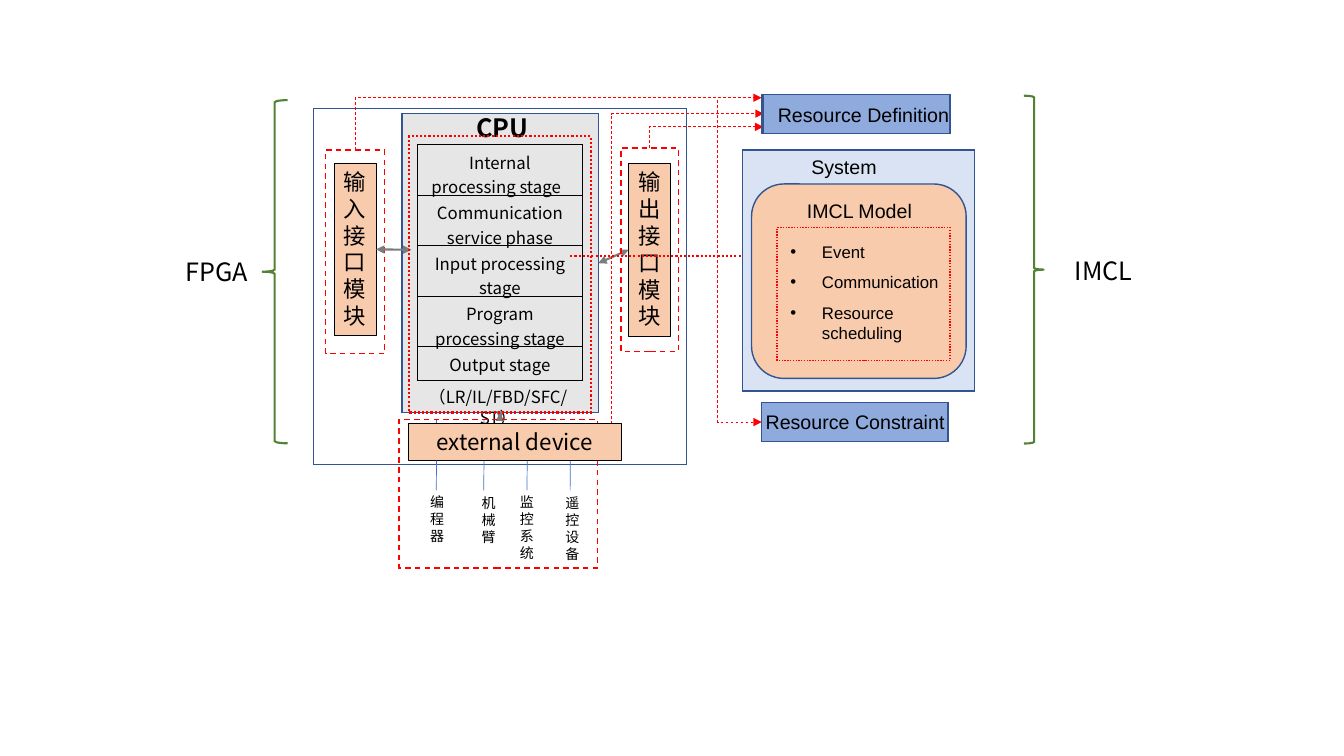
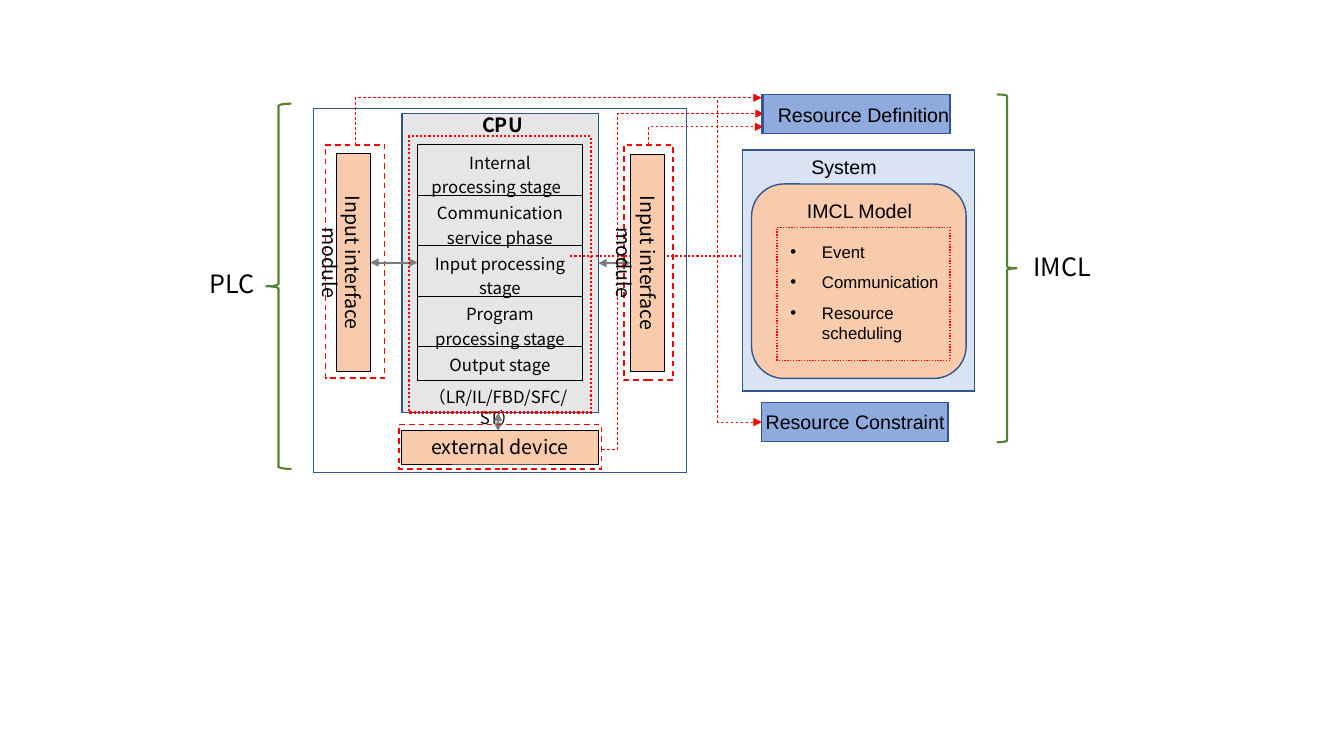
Before and after one commit to moondancefox/IMCL-codegeneration, a slide deck: slide 9 of 代码生成图集.pptx. Drawn at 1344x756 pixels with LibreOffice and Linux fonts; fonts in the diff are those of the drawing. Boxes give left, top, right and bottom in pixels: in the first picture for what was removed or moved away, otherwise in the second. Text is boxed around its words. In the diff, an @@ line names an element or a change of style, - is before the commit and + after.

```diff
--- a/代码生成图集.pptx
+++ b/代码生成图集.pptx
@@ left brace: place and size @@
-left brace at <box>262,100,287,443</box>
+left brace at <box>266,104,291,469</box>
@@ rectangle: place and size @@
-rectangle at <box>314,109,687,465</box>
+rectangle at <box>314,109,687,473</box>
@@ elbow arrow moved from (355, 150) - (762, 98) to (355, 145) - (762, 98) @@
@@ text "CPU" at <box>482,113,523,137</box>: size 18 to 14 pt @@
@@ elbow arrow (602, 450) - (764, 114): route changed @@
@@ left brace: place and size @@
-left brace at <box>1024,96,1045,444</box>
+left brace at <box>997,95,1017,443</box>
@@ rectangle: place and size @@
-rectangle at <box>326,150,385,354</box>
+rectangle at <box>326,145,385,378</box>
@@ rectangle: place and size @@
-rectangle at <box>621,148,679,352</box>
+rectangle at <box>624,145,674,380</box>
@@ elbow arrow moved from (649, 148) - (763, 127) to (648, 145) - (763, 127) @@
@@ rectangle "Input interface module" at <box>337,154,371,372</box>: rotation 0 to 90 degrees @@
@@ rectangle removed at <box>629,163,671,337</box> @@
-输出接口模块
@@ rectangle added at <box>631,154,665,372</box>, fill #F8CBAD, outline #000000 0.5 pt, 14 pt, text #000000 @@
+Input interface module
@@ text in rectangle at <box>317,202,368,327</box>: text changed; size 16 to 14 pt @@
-输入接口模块
+Input interface module
@@ double arrow moved from (376, 249) - (411, 250) to (370, 262) - (417, 262) @@
@@ double arrow moved from (599, 263) - (629, 250) to (599, 263) - (631, 263) @@
@@ text "IMCL": place and size @@
-text "IMCL" at <box>1075,261,1133,281</box>
+text "IMCL" at <box>1034,257,1092,277</box>
@@ text at <box>209,274,254,294</box>: text changed @@
-FPGA
+PLC
@@ line removed from (437, 419) to (437, 450) @@
@@ line removed from (484, 419) to (484, 450) @@
@@ double arrow moved from (500, 412) - (500, 419) to (498, 412) - (498, 432) @@
@@ rectangle: place and size @@
-rectangle at <box>399,419,598,568</box>
+rectangle at <box>399,424,602,469</box>
@@ rectangle "external device": place and size @@
-rectangle "external device" at <box>409,423,621,461</box>
+rectangle "external device" at <box>402,431,599,465</box>
@@ rectangle "external device" at <box>402,431,599,465</box>: size 16 to 14 pt @@
@@ group removed at <box>430,461,579,560</box>: 4 texts, 4 lines @@
-编
-程
-器
-机械臂
-监控系统
-遥控设备
```
Also in this commit, not shown: 2 other slides changed, 21 other files.
